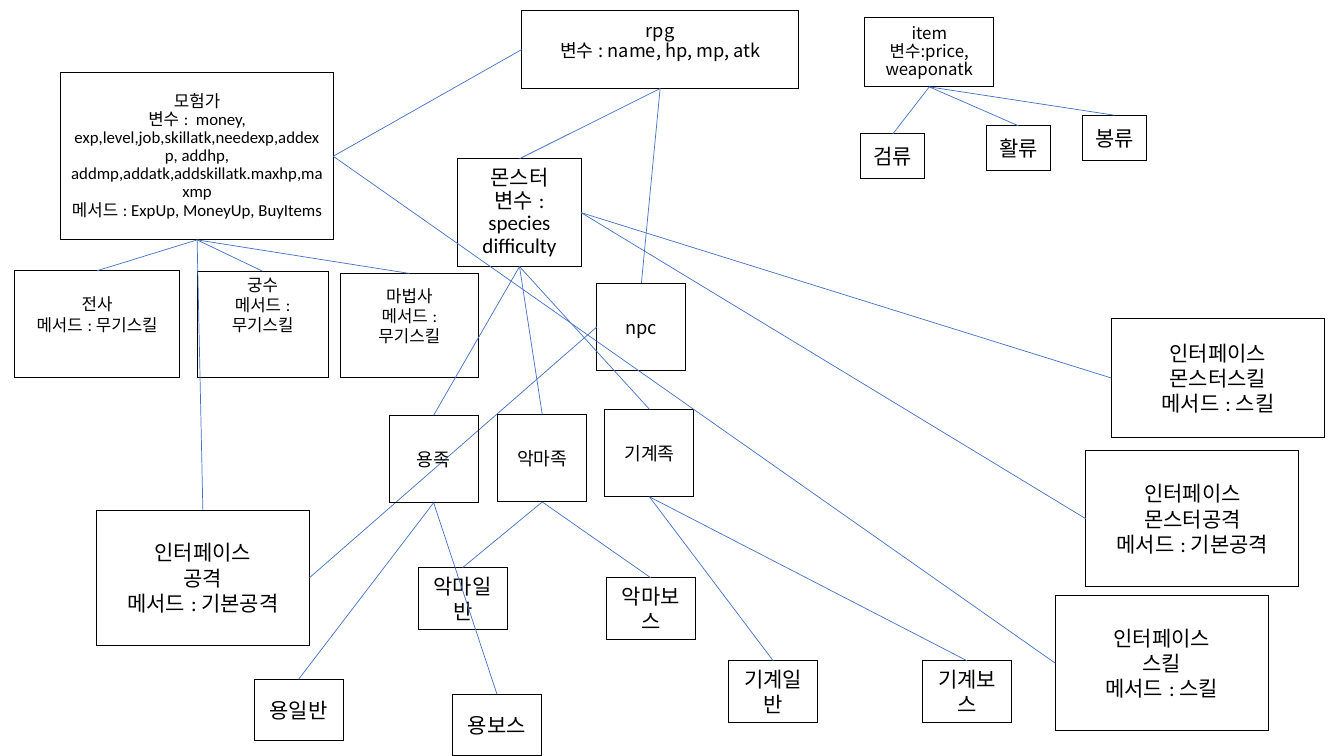
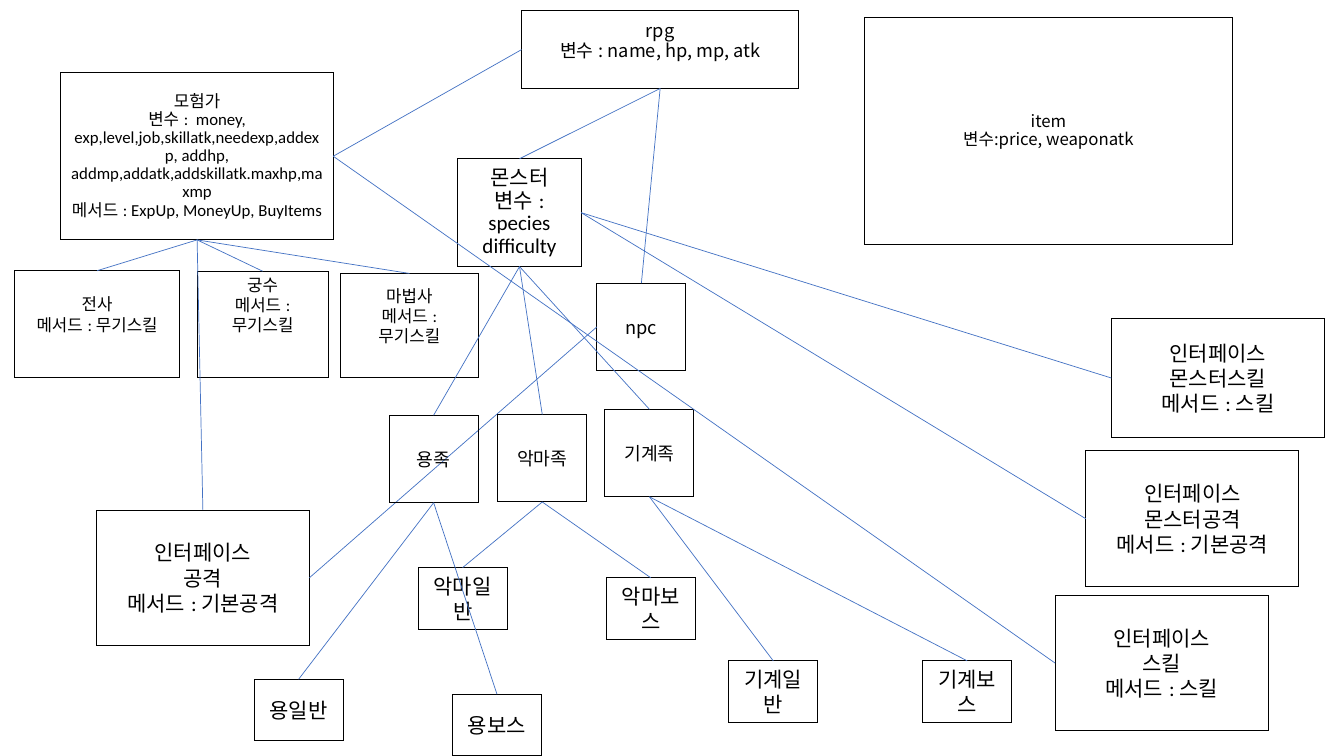
Before and after one commit to Nahoyoung146/javappt, a slide deck: slide 2 of rpg수정수정수정.pptx. Drawn at 1344x756 pixels with LibreOffice and Linux fonts; fonts in the diff are those of the drawing. Boxes give left, top, right and bottom in pixels: in the first picture for what was removed or moved away, otherwise in the second. Text is boxed around its words. In the diff, an @@ line names an element or a change of style, - is before the commit and + after.

Commit message:
수정

```diff
--- a/rpg수정수정수정.pptx
+++ b/rpg수정수정수정.pptx
@@ rectangle "item": place and size @@
-rectangle "item" at [865, 17, 994, 87]
+rectangle "item" at [865, 17, 1233, 244]
@@ line removed from (930, 87) to (893, 134) @@
@@ line removed from (930, 87) to (1018, 126) @@
@@ line removed from (930, 87) to (1115, 115) @@
@@ rectangle removed at [1083, 115, 1146, 160] @@
-봉류
@@ rectangle removed at [861, 134, 925, 179] @@
-검류
@@ rectangle removed at [987, 126, 1051, 171] @@
-활류
```
